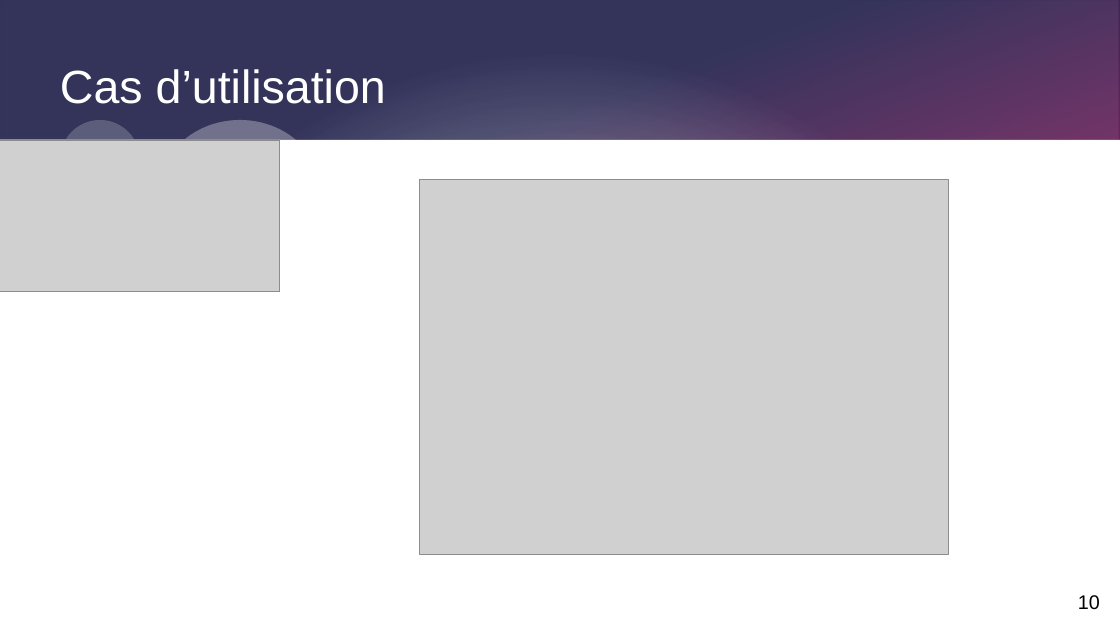
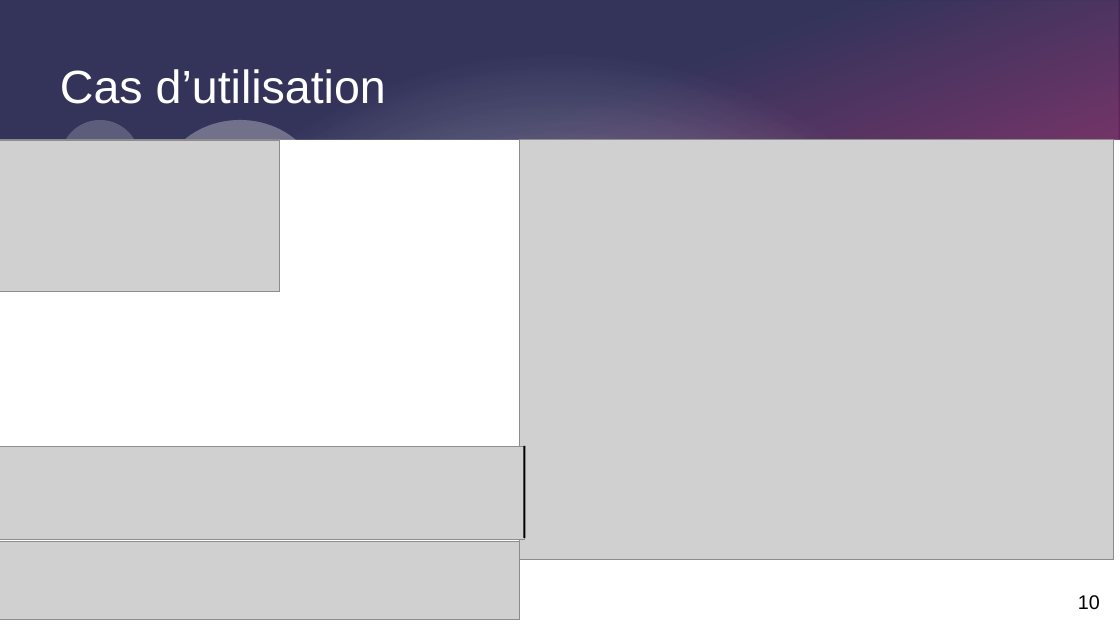
Before and after one commit to Corentinh2/PROJET_GESTIONNAIRE_DE_CHARGE, a slide deck: slide 10 of Diapo_revue1_projet.odp. Drawn at 1120x630 pixels with LibreOffice and Linux fonts; fonts in the diff are those of the drawing; grey boxes stand for pictures. Boxes give left, top, right and bottom in pixels: in the first picture for what was removed or moved away, otherwise in the second. Text is boxed around its words. In the diff, an @@ line names an element or a change of style, - is before the commit and + after.

```diff
--- a/Diapo_revue1_projet.odp
+++ b/Diapo_revue1_projet.odp
@@ picture: place and size @@
-picture at (420,180,949,555)
+picture at (520,140,1114,560)
@@ picture added at (0,446,524,540) @@
@@ line added from (524, 446) to (524, 538), #000000 1.42 pt @@
@@ picture added at (0,542,520,620) @@
```
Also in this commit, not shown: 6 other slides changed, 3 slides added, 1 slide removed, 5 other files.
